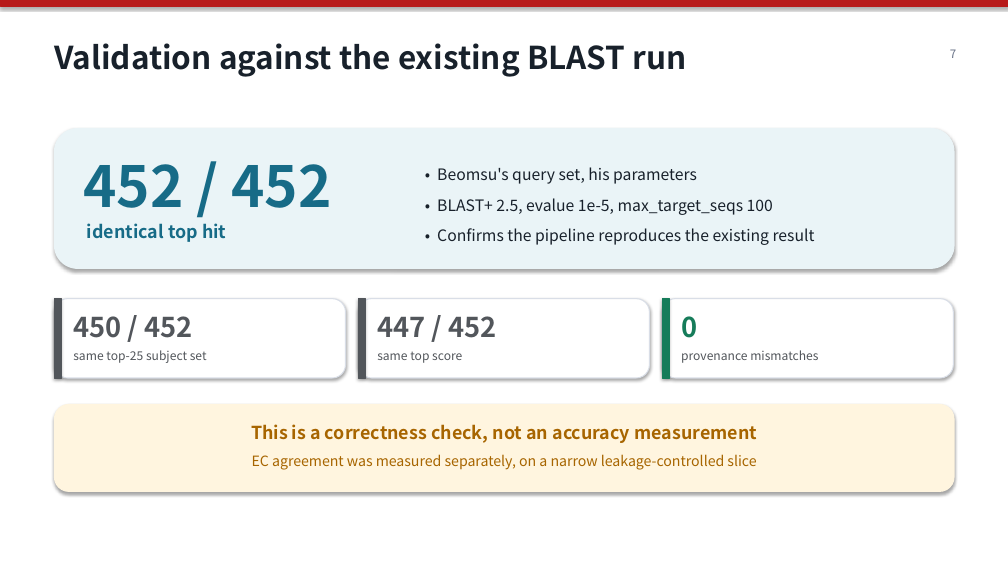
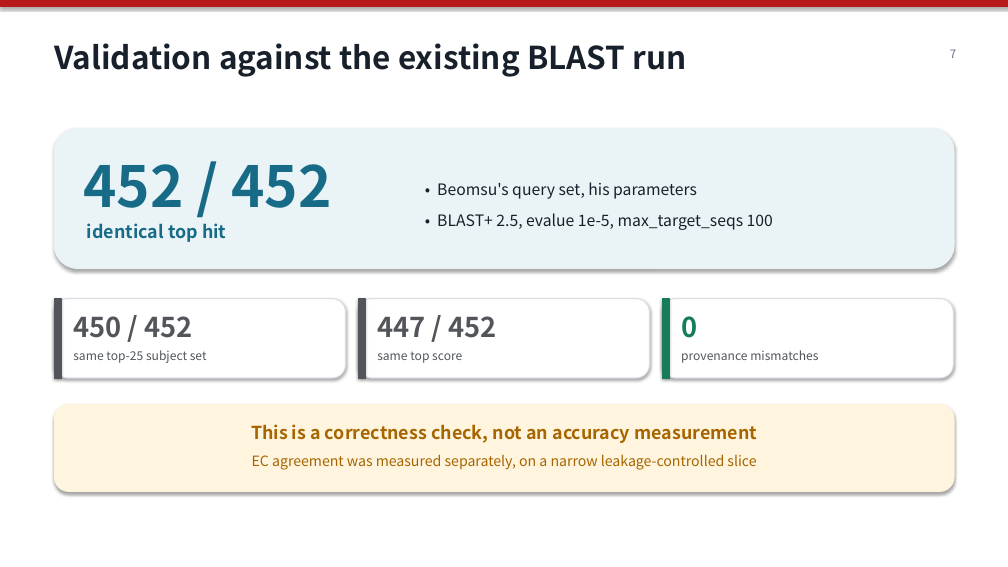
Before and after one commit to vanshsehrawat14/blast-hmmer-datax, a slide deck: slide 7 of docs/presentations/EnzymeX_BLAST_HMMER_update.pptx. Drawn at 1008x567 pixels with LibreOffice and Linux fonts; fonts in the diff are those of the drawing. Boxes give left, top, right and bottom in pixels: in the first picture for what was removed or moved away, otherwise in the second. Text is boxed around its words. In the diff, an @@ line names an element or a change of style, - is before the commit and + after.

```diff
--- a/docs/presentations/EnzymeX_BLAST_HMMER_update.pptx
+++ b/docs/presentations/EnzymeX_BLAST_HMMER_update.pptx
@@ text "• Beomsu's query set, his ...": place and size @@
-text "• Beomsu's query set, his ..." at box(437, 167, 815, 245)
+text "• Beomsu's query set, his ..." at box(437, 182, 773, 230)
@@ text at box(437, 228, 815, 245): paragraph removed @@
-• Confirms the pipeline reproduces the existing result
```
Also in this commit, not shown: 3 other slides changed, 1 other file.
